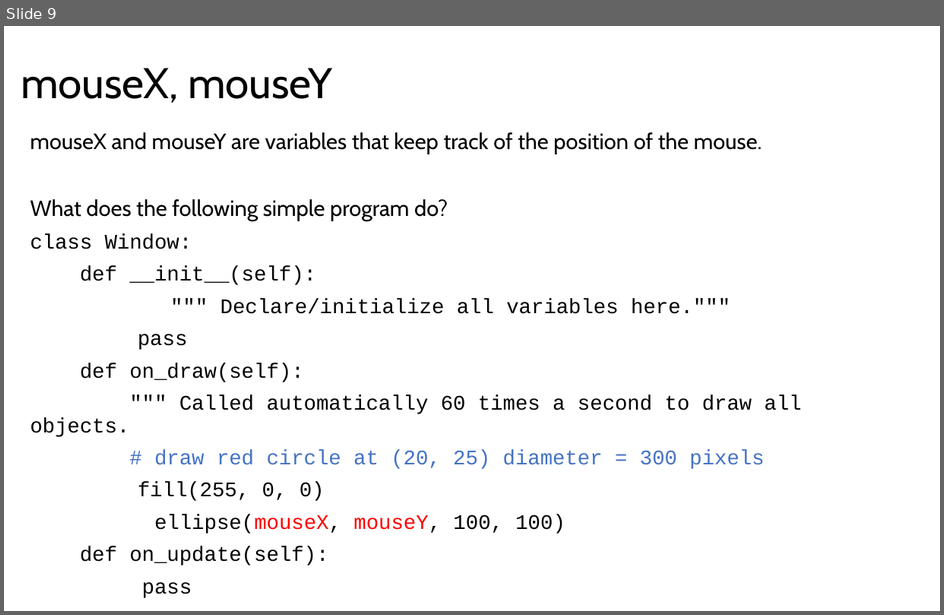
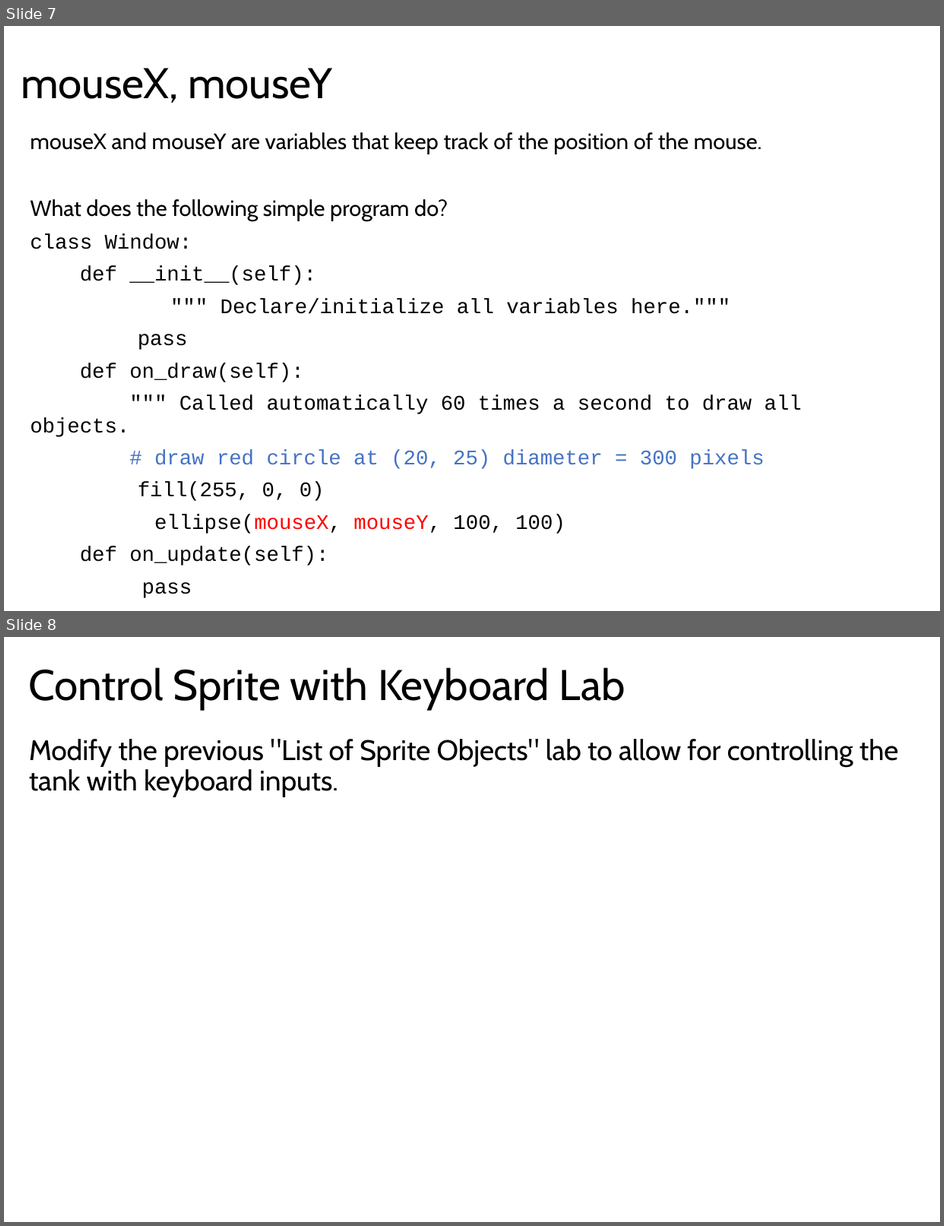
Before and after one commit to LongBaoNguyen/longbaonguyen.github.io, a slide deck: courses/apcsp/processing_arcade/processing2.pptx. Shown one above the other, each under a label of ours: slide 9 before the commit, slides 7 and 8 after it. The pictures are 944x615 and 944x1226 pixels, drawn with LibreOffice and Linux fonts; fonts in the diff are those of the drawing. Boxes give left, top, right and bottom in pixels: in the first picture for what was removed or moved away, otherwise in the second. Text is boxed around its words. In the diff, an @@ line names an element or a change of style, - is before the commit and + after.

```diff
--- a/courses/apcsp/processing_arcade/processing2.pptx
+++ b/courses/apcsp/processing_arcade/processing2.pptx
@@ slide 8 added at (4, 637, 940, 1222), background #FFFFFF @@
@@ title added at (29, 667, 626, 710), 33 pt, text #000000 @@
+Control Sprite with Keyboard Lab
@@ text added at (29, 739, 899, 797), 21.7 pt, text #000000 @@
+Modify the previous "List of Sprite Objects" lab to allow for controlling the tank with keyboard inputs.
@@ what was slide 9 is now slide 7 @@
```
Also in this commit, not shown: 2 slides changed, 4 slides removed, 2 other files.
